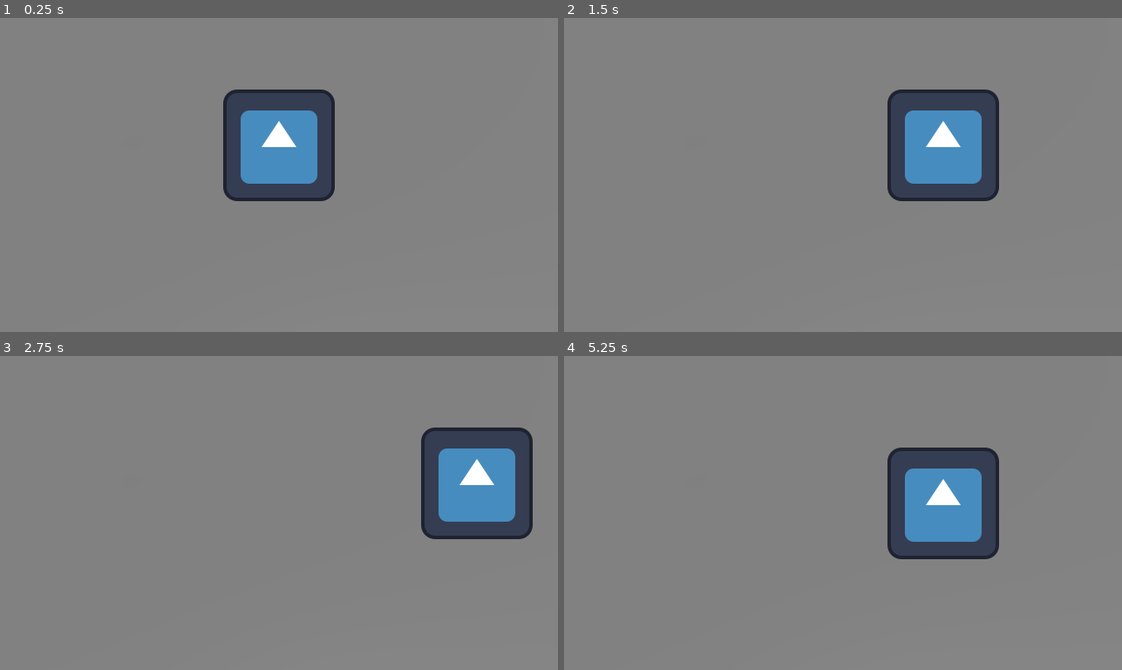
Above: before the commit, frames 1-4 (two rows, left to right).
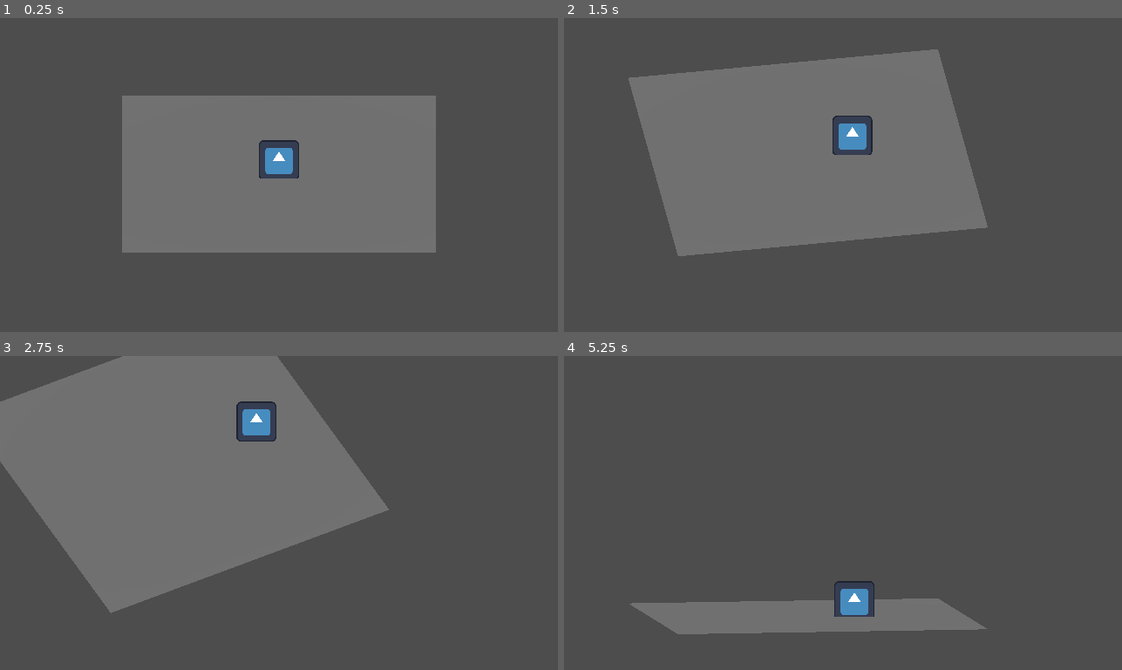
Above: after the commit, the same moments.

Repository: xiaohuangji2020/cardmon
Game: Godot game, scene res://scenes/test/hd2d_test.tscn
Two runs of this game, one before a commit and one after it. Both use one fixed random seed, a clock stepped at 60 frames per second and the inputs below. After the commit the project has no main scene; this scene is started directly in both runs. The engine's default icon, where the game draws it, is replaced by a stand-in: a white triangle on a blue panel in a dark square.
Inputs (mouse positions are in pixels of both pictures, inside the frame that each line leads up to):
- Up to frame 1 (0.25 s): no input
- Up to frame 2 (1.5 s): tap Enter at 0.5 s; move the mouse to (965, 159) at 0.52 s; hold Right (ui_right) 0.53-1.25 s; click (965, 159) at 0.67 s; drag from (731, 190) to (815, 237) at 1.27 s
- Up to frame 3 (2.75 s): tap Space at 2 s; move the mouse to (334, 443) at 2.02 s; hold Right (ui_right) from 2.03 s (still down); click (334, 443) at 2.17 s
- Up to frame 4 (5.25 s): release Right (ui_right) at 2.75 s; drag from (815, 575) to (675, 465) at 2.77 s; tap Enter at 3.5 s; move the mouse to (1010, 560) at 3.52 s; hold Left (ui_left) 3.53-4.25 s; click (1010, 560) at 3.67 s; drag from (675, 465) to (759, 434) at 4.27 s; tap Space at 5 s; move the mouse to (870, 513) at 5.02 s; hold Down (ui_down) from 5.03 s (still down); click (870, 513) at 5.17 s

The runs differ from the first frame. In frame 1, 78% of the frame differs, in the area x 0-100%, y 0-100%; in frame 2, 72%; in frame 3, 60%; in frame 4, 92%.

Commit message:
test摄像机

Diff:
--- a/project.godot
+++ b/project.godot
@@ -11,7 +11,6 @@
 [application]
 
 config/name="cardmon"
-run/main_scene="uid://dv6sr0qmil4vk"
 config/features=PackedStringArray("4.5", "Forward Plus")
 config/icon="res://icon.svg"
 
--- /dev/null
+++ b/scenes/test/camera_controller.gd
@@ -0,0 +1,24 @@
+extends Camera3D
+
+var rotation_speed := 0.005
+var is_dragging := false
+var last_mouse_pos := Vector2.ZERO
+
+func _input(event: InputEvent) -> void:
+	if event is InputEventMouseButton:
+		if event.button_index == MOUSE_BUTTON_LEFT:
+			is_dragging = event.pressed
+			if event.pressed:
+				last_mouse_pos = event.position
+
+	elif event is InputEventMouseMotion and is_dragging:
+		var delta_mouse: Vector2 = event.position - last_mouse_pos
+		last_mouse_pos = event.position
+
+		# 水平旋转（绕Y轴）
+		rotate_y(-delta_mouse.x * rotation_speed)
+
+		# 垂直旋转（绕局部X轴）
+		var current_rotation: float = rotation.x
+		var new_rotation: float = clamp(current_rotation - delta_mouse.y * rotation_speed, -PI/2 + 0.1, -0.1)
+		rotation.x = new_rotation
--- a/scenes/test/hd2d_test.tscn
+++ b/scenes/test/hd2d_test.tscn
@@ -1,28 +1,30 @@
-[gd_scene load_steps=4 format=3 uid="uid://dv6sr0qmil4vk"]
+[gd_scene load_steps=4 format=3 uid="uid://bqxk8y7h8qw0c"]
 
-[ext_resource type="Texture2D" uid="uid://c8a47v783pph2" path="res://icon.svg" id="1_icon"]
-[ext_resource type="Script" path="res://scenes/test/test_sprite_controller.gd" id="2_script"]
+[ext_resource type="Script" path="res://scenes/test/test_sprite.gd" id="1_test"]
+[ext_resource type="Texture2D" uid="uid://cqvvxqweeyc06" path="res://icon.svg" id="2_icon"]
+[ext_resource type="Script" path="res://scenes/test/camera_controller.gd" id="3_camera"]
 
 [sub_resource type="PlaneMesh" id="PlaneMesh_ground"]
-size = Vector2(20, 20)
+size = Vector2(10, 10)
 
 [node name="HD2DTest" type="Node3D"]
 
 [node name="Camera3D" type="Camera3D" parent="."]
-transform = Transform3D(1, 0, 0, 0, 0.707107, 0.707107, 0, -0.707107, 0.707107, 0, 8, 8)
+transform = Transform3D(1, 0, 0, 0, 0.866025, 0.5, 0, -0.5, 0.866025, 0, 4, 7)
 projection = 1
-size = 11.25
+size = 10.0
+script = ExtResource("3_camera")
+
+[node name="DirectionalLight3D" type="DirectionalLight3D" parent="."]
+transform = Transform3D(1, 0, 0, 0, 0.707107, 0.707107, 0, -0.707107, 0.707107, 0, 5, 0)
+light_energy = 0.8
 
 [node name="Ground" type="MeshInstance3D" parent="."]
 mesh = SubResource("PlaneMesh_ground")
 
 [node name="TestSprite" type="Sprite3D" parent="."]
-transform = Transform3D(1, 0, 0, 0, 1, 0, 0, 0, 1, 0, 1.5, 0)
-pixel_size = 0.03125
+transform = Transform3D(1, 0, 0, 0, 1, 0, 0, 0, 1, 0, 0.5, 0)
 billboard = 1
 texture_filter = 0
-texture = ExtResource("1_icon")
-script = ExtResource("2_script")
-
-[node name="DirectionalLight3D" type="DirectionalLight3D" parent="."]
-transform = Transform3D(0.877583, -0.364705, 0.312325, 0, 0.650288, 0.759688, -0.479426, -0.666761, 0.570619, 0, 5, 0)
+texture = ExtResource("2_icon")
+script = ExtResource("1_test")
--- /dev/null
+++ b/scenes/test/test_sprite.gd
@@ -0,0 +1,18 @@
+extends Sprite3D
+
+var speed := 2.0
+
+func _process(delta: float) -> void:
+	var input := Vector3.ZERO
+
+	if Input.is_action_pressed("ui_right"):
+		input.x += 1
+	if Input.is_action_pressed("ui_left"):
+		input.x -= 1
+	if Input.is_action_pressed("ui_down"):
+		input.z += 1
+	if Input.is_action_pressed("ui_up"):
+		input.z -= 1
+
+	if input != Vector3.ZERO:
+		position += input.normalized() * speed * delta
--- a/scenes/test/test_sprite_controller.gd
+++ /dev/null
@@ -1,19 +0,0 @@
-extends Sprite3D
-
-@export var move_speed: float = 5.0
-
-func _process(delta: float) -> void:
-	var input := Vector3.ZERO
-
-	if Input.is_action_pressed("ui_up"):
-		input.z -= 1
-	if Input.is_action_pressed("ui_down"):
-		input.z += 1
-	if Input.is_action_pressed("ui_left"):
-		input.x -= 1
-	if Input.is_action_pressed("ui_right"):
-		input.x += 1
-
-	if input != Vector3.ZERO:
-		input = input.normalized()
-		position += input * move_speed * delta
Not shown, added: scenes/test/camera_controller.gd.uid
Not shown, added: scenes/test/test_sprite.gd.uid
Not shown, removed: scenes/test/test_sprite_controller.gd.uid
Not shown, changed: claude.md
Not shown, added: docs/mistake/mistake_notebook.md
